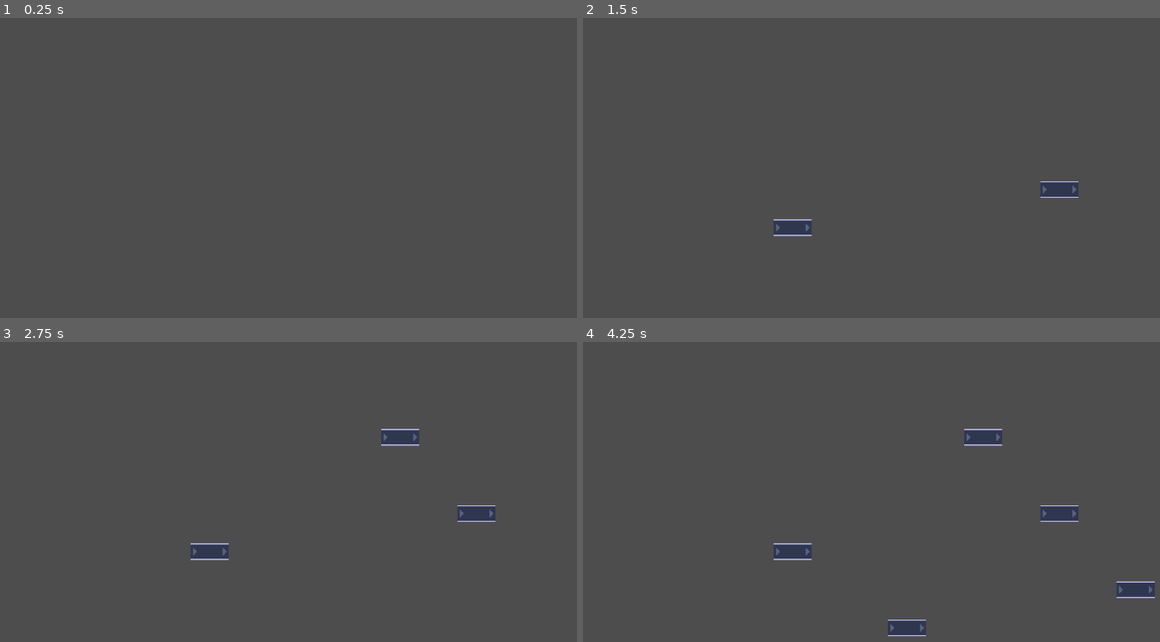
Above: before the commit, frames 1-4 (two rows, left to right).
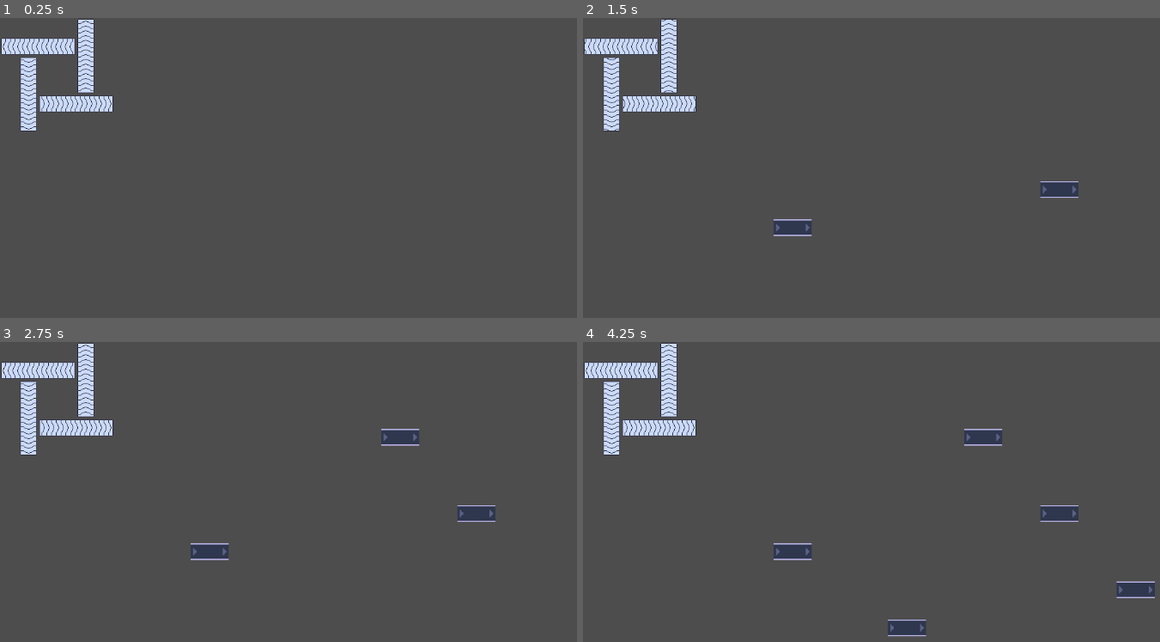
Above: after the commit, the same moments.

Repository: fennylol/juice_time
Game: Godot game, scene res://main.tscn
The game is run twice, just before and just after one commit, with the same random seed, the same clock (stepped at 60 frames per second) and the same inputs.
Inputs (mouse positions are in pixels of both pictures, inside the frame that each line leads up to):
- Up to frame 1 (0.25 s): no input
- Up to frame 2 (1.5 s): move the mouse to (1079, 192) at 0.52 s; press the mouse at (1079, 192) at 0.53 s; move the mouse to (790, 231) at 1.27 s; release the mouse at (790, 231) at 1.28 s; click (790, 231) at 1.35 s
- Up to frame 3 (2.75 s): move the mouse to (409, 450) at 2.02 s; press the mouse at (409, 450) at 2.03 s
- Up to frame 4 (4.25 s): move the mouse to (894, 612) at 2.77 s; release the mouse at (894, 612) at 2.78 s; click (894, 612) at 2.85 s; move the mouse to (1131, 594) at 3.52 s; press the mouse at (1131, 594) at 3.53 s

The runs differ from the first frame. In frame 1, 2.7% of the frame differs, in the area x 0-20%, y 0-38%; in frame 2, 2.6%; in frame 3, 2.7%; in frame 4, 2.7%.

Commit message:
conveyor node

Diff:
--- a/factory/factory_floor.tscn
+++ b/factory/factory_floor.tscn
@@ -1,9 +1,10 @@
-[gd_scene load_steps=7 format=3 uid="uid://d1xyjg3y63hy6"]
+[gd_scene load_steps=10 format=3 uid="uid://d1xyjg3y63hy6"]
 
 [ext_resource type="TileSet" uid="uid://rg3f448ct5j6" path="res://conveyor/basics.tres" id="1_i0p0l"]
 [ext_resource type="Script" path="res://factory/factory_floor.gd" id="1_worr6"]
 [ext_resource type="Texture2D" uid="uid://dhnakla0j3ysu" path="res://JUICE/bottle_simple.png" id="2_84btv"]
 [ext_resource type="TileSet" uid="uid://bodklg5klc7vw" path="res://machines/simple_machines.tres" id="3_aekq4"]
+[ext_resource type="Texture2D" uid="uid://cdgaqtgiwbvtc" path="res://conveyor/conveyor_tileset.png" id="5_dyra5"]
 
 [sub_resource type="TileSetAtlasSource" id="TileSetAtlasSource_nwfln"]
 texture = ExtResource("2_84btv")
@@ -13,6 +14,98 @@
 [sub_resource type="TileSet" id="TileSet_u4uko"]
 tile_size = Vector2i(64, 64)
 sources/1 = SubResource("TileSetAtlasSource_nwfln")
+
+[sub_resource type="TileSetAtlasSource" id="TileSetAtlasSource_nbav7"]
+texture = ExtResource("5_dyra5")
+texture_region_size = Vector2i(32, 32)
+0:0/animation_columns = 4
+0:0/animation_speed = 8.0
+0:0/animation_frame_0/duration = 1.0
+0:0/animation_frame_1/duration = 1.0
+0:0/animation_frame_2/duration = 1.0
+0:0/animation_frame_3/duration = 1.0
+0:0/0 = 0
+0:1/animation_columns = 4
+0:1/animation_speed = 8.0
+0:1/animation_frame_0/duration = 1.0
+0:1/animation_frame_1/duration = 1.0
+0:1/animation_frame_2/duration = 1.0
+0:1/animation_frame_3/duration = 1.0
+0:1/0 = 0
+0:2/animation_columns = 4
+0:2/animation_speed = 8.0
+0:2/animation_frame_0/duration = 1.0
+0:2/animation_frame_1/duration = 1.0
+0:2/animation_frame_2/duration = 1.0
+0:2/animation_frame_3/duration = 1.0
+0:2/0 = 0
+0:3/animation_columns = 4
+0:3/animation_speed = 8.0
+0:3/animation_frame_0/duration = 1.0
+0:3/animation_frame_1/duration = 1.0
+0:3/animation_frame_2/duration = 1.0
+0:3/animation_frame_3/duration = 1.0
+0:3/0 = 0
+0:4/animation_columns = 4
+0:4/animation_speed = 8.0
+0:4/animation_frame_0/duration = 1.0
+0:4/animation_frame_1/duration = 1.0
+0:4/animation_frame_2/duration = 1.0
+0:4/animation_frame_3/duration = 1.0
+0:4/0 = 0
+0:5/animation_columns = 4
+0:5/animation_speed = 8.0
+0:5/animation_frame_0/duration = 1.0
+0:5/animation_frame_1/duration = 1.0
+0:5/animation_frame_2/duration = 1.0
+0:5/animation_frame_3/duration = 1.0
+0:5/0 = 0
+0:6/animation_columns = 4
+0:6/animation_speed = 8.0
+0:6/animation_frame_0/duration = 1.0
+0:6/animation_frame_1/duration = 1.0
+0:6/animation_frame_2/duration = 1.0
+0:6/animation_frame_3/duration = 1.0
+0:6/0 = 0
+0:7/animation_columns = 4
+0:7/animation_speed = 8.0
+0:7/animation_frame_0/duration = 1.0
+0:7/animation_frame_1/duration = 1.0
+0:7/animation_frame_2/duration = 1.0
+0:7/animation_frame_3/duration = 1.0
+0:7/0 = 0
+0:8/animation_columns = 4
+0:8/animation_speed = 8.0
+0:8/animation_frame_0/duration = 1.0
+0:8/animation_frame_1/duration = 1.0
+0:8/animation_frame_2/duration = 1.0
+0:8/animation_frame_3/duration = 1.0
+0:8/0 = 0
+0:9/animation_columns = 4
+0:9/animation_speed = 8.0
+0:9/animation_frame_0/duration = 1.0
+0:9/animation_frame_1/duration = 1.0
+0:9/animation_frame_2/duration = 1.0
+0:9/animation_frame_3/duration = 1.0
+0:9/0 = 0
+0:10/animation_columns = 4
+0:10/animation_speed = 8.0
+0:10/animation_frame_0/duration = 1.0
+0:10/animation_frame_1/duration = 1.0
+0:10/animation_frame_2/duration = 1.0
+0:10/animation_frame_3/duration = 1.0
+0:10/0 = 0
+0:11/animation_columns = 4
+0:11/animation_speed = 8.0
+0:11/animation_frame_0/duration = 1.0
+0:11/animation_frame_1/duration = 1.0
+0:11/animation_frame_2/duration = 1.0
+0:11/animation_frame_3/duration = 1.0
+0:11/0 = 0
+
+[sub_resource type="TileSet" id="TileSet_62pu6"]
+tile_size = Vector2i(32, 32)
+sources/0 = SubResource("TileSetAtlasSource_nbav7")
 
 [node name="FactoryFloor" type="Node2D"]
 script = ExtResource("1_worr6")
@@ -28,3 +121,10 @@
 [node name="machine_tiles" type="TileMap" parent="."]
 tile_set = ExtResource("3_aekq4")
 format = 2
+
+[node name="new_conveyor" type="TileMap" parent="."]
+tile_set = SubResource("TileSet_62pu6")
+rendering_quadrant_size = 4
+collision_animatable = true
+format = 2
+layer_0/tile_data = PackedInt32Array(65537, 0, 0, 65538, 0, 0, 65539, 0, 2, 65536, 0, 1, 131076, 0, 3, 196612, 0, 5, 4, 0, 4, 65540, 0, 3, 262148, 0, 6, 262147, 0, 6, 262149, 0, 7, 262146, 0, 8, 196609, 0, 9, 131073, 0, 11, 262145, 0, 9, 327681, 0, 10)
